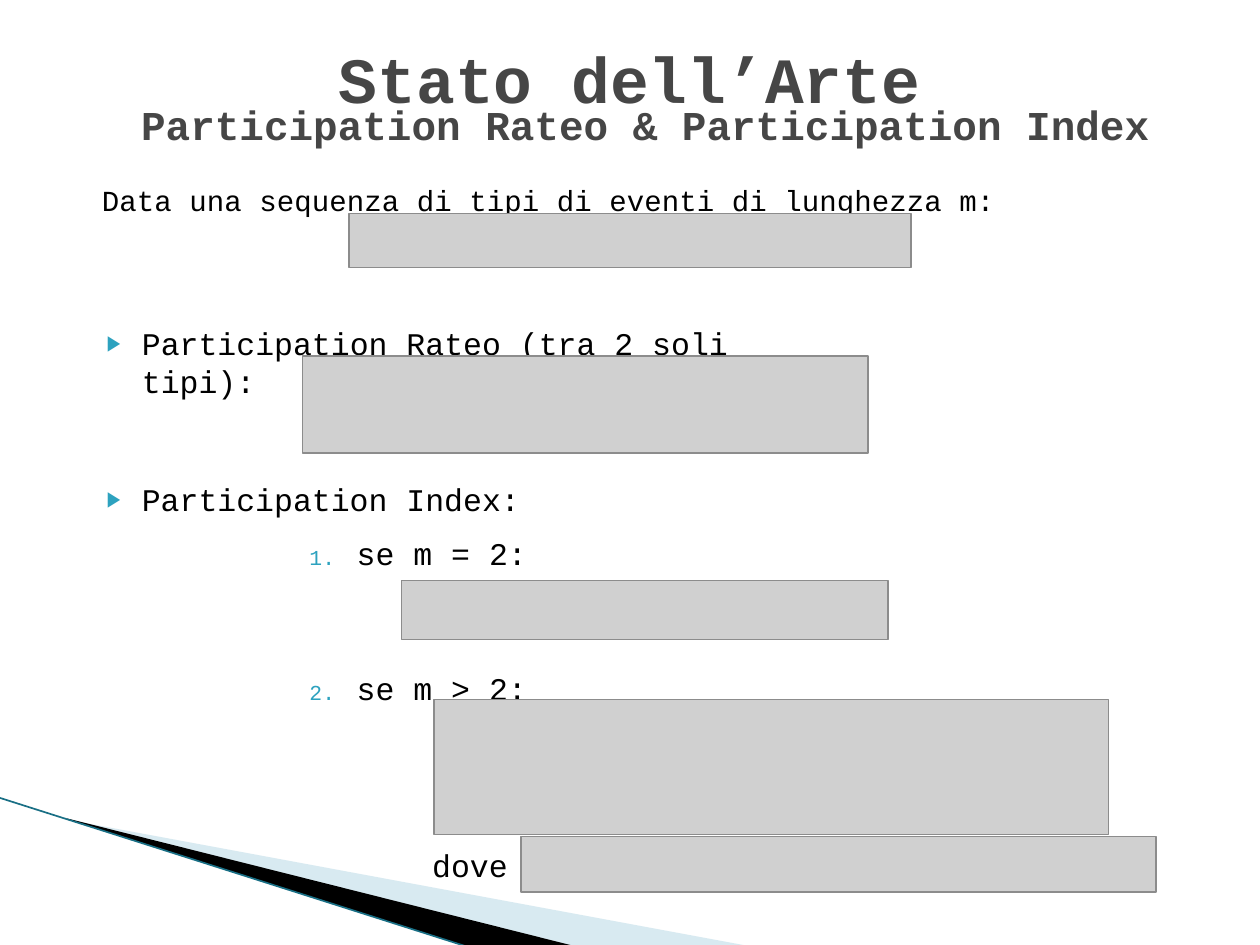
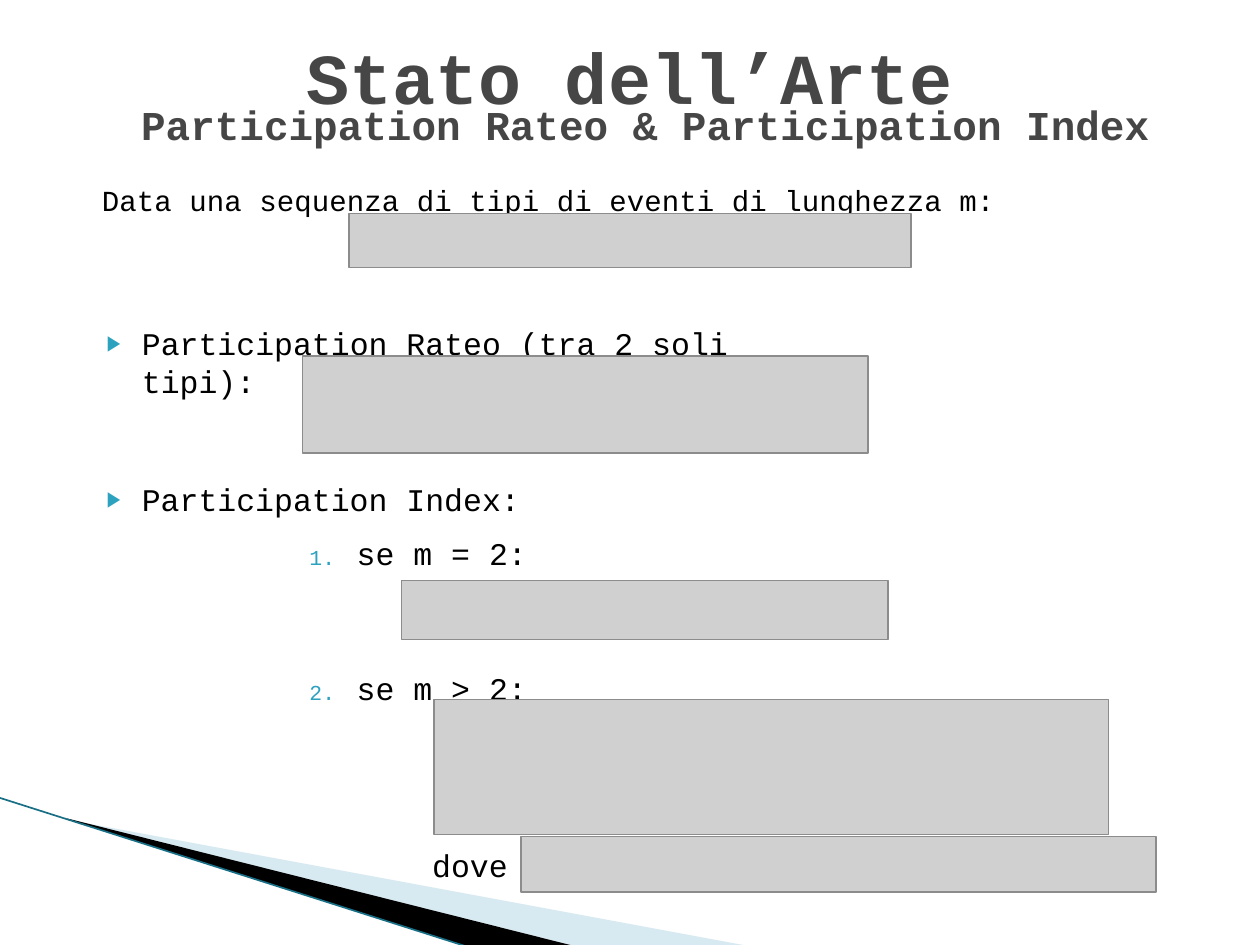
Before and after one commit to fedelux3/Bachelor-Thesis, a slide deck: slide 4 of presentazione.pptx. Drawn at 1260x945 pixels with LibreOffice and Linux fonts; fonts in the diff are those of the drawing; grey boxes stand for pictures; background and template pictures are left out. Boxes give left, top, right and bottom in pixels: in the first picture for what was removed or moved away, otherwise in the second. Text is boxed around its words. In the diff, an @@ line names an element or a change of style, - is before the commit and + after.

```diff
--- a/presentazione.pptx
+++ b/presentazione.pptx
@@ title "Stato dell’Arte": place and size @@
-title "Stato dell’Arte" at [339,57,920,121]
+title "Stato dell’Arte" at [307,52,952,123]
@@ title "Stato dell’Arte" at [307,52,952,123]: size 36.9 to 41 pt @@
```
Also in this commit, not shown: 1 other slide changed, 4 slides added, 1 slide removed.
